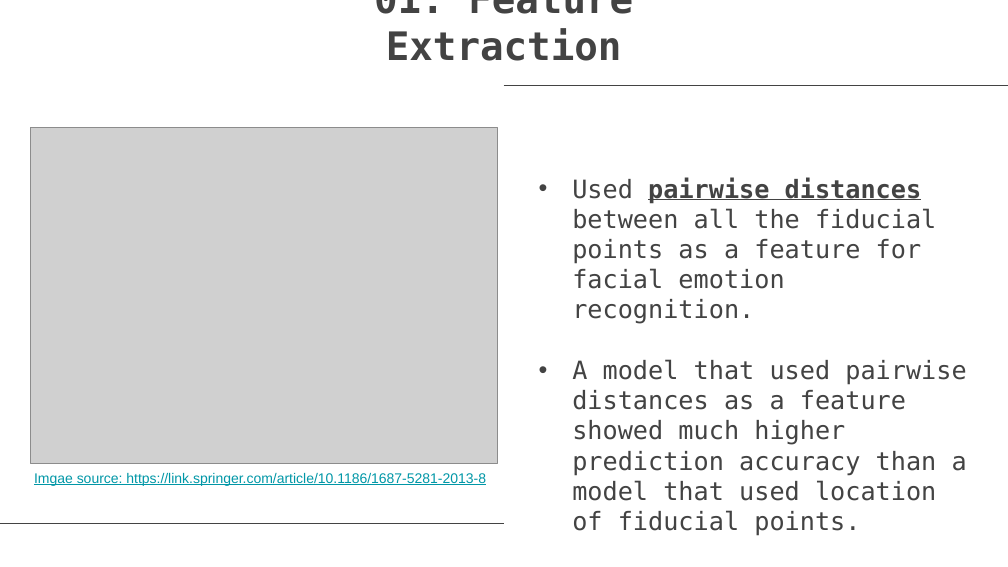
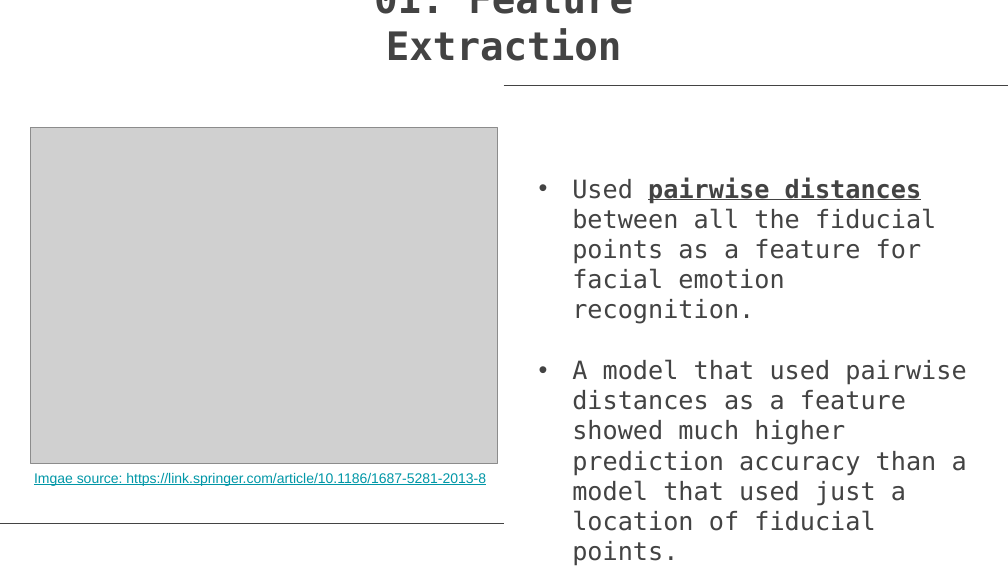
Before and after one commit to TZstatsADS/Fall2019-proj3-sec1--proj3-sec1-grp6, a slide deck: slide 3 of doc/Presentation(group 6).pptx. Drawn at 1008x567 pixels with LibreOffice and Linux fonts; fonts in the diff are those of the drawing; grey boxes stand for pictures; background and template pictures are left out. Boxes give left, top, right and bottom in pixels: in the first picture for what was removed or moved away, otherwise in the second. Text is boxed around its words. In the diff, an @@ line names an element or a change of style, - is before the commit and + after.

```diff
--- a/doc/Presentation(group 6).pptx
+++ b/doc/Presentation(group 6).pptx
@@ subtitle at [572,359,967,566]: text changed @@
-• A model that used pairwise distances as a feature showed much higher prediction accuracy than a model that used location of fiducial points.
+• A model that used pairwise distances as a feature showed much higher prediction accuracy than a model that used just a location of fiducial points.
```
Also in this commit, not shown: 2 other slides changed, 2 other files.
